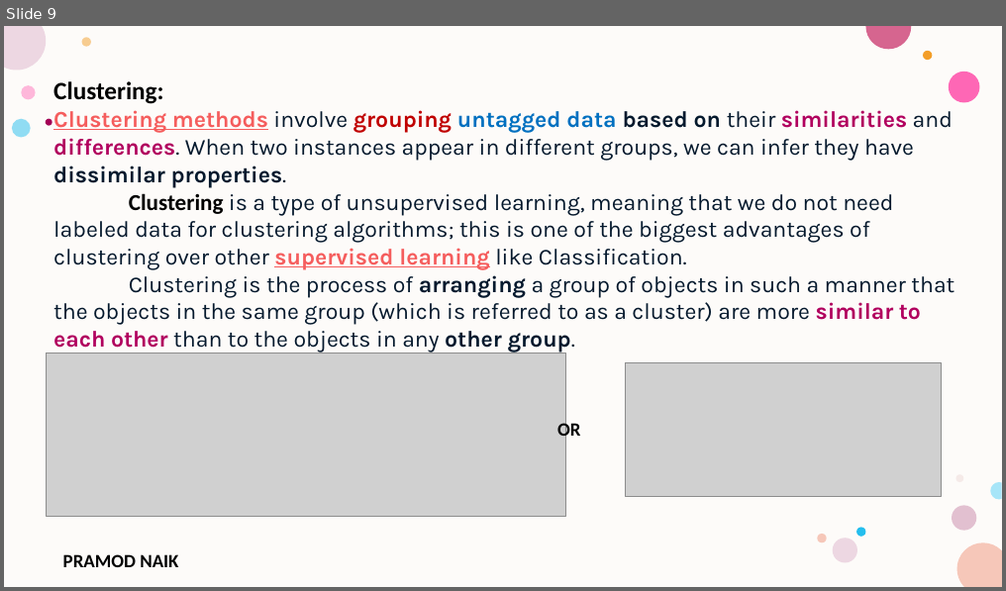
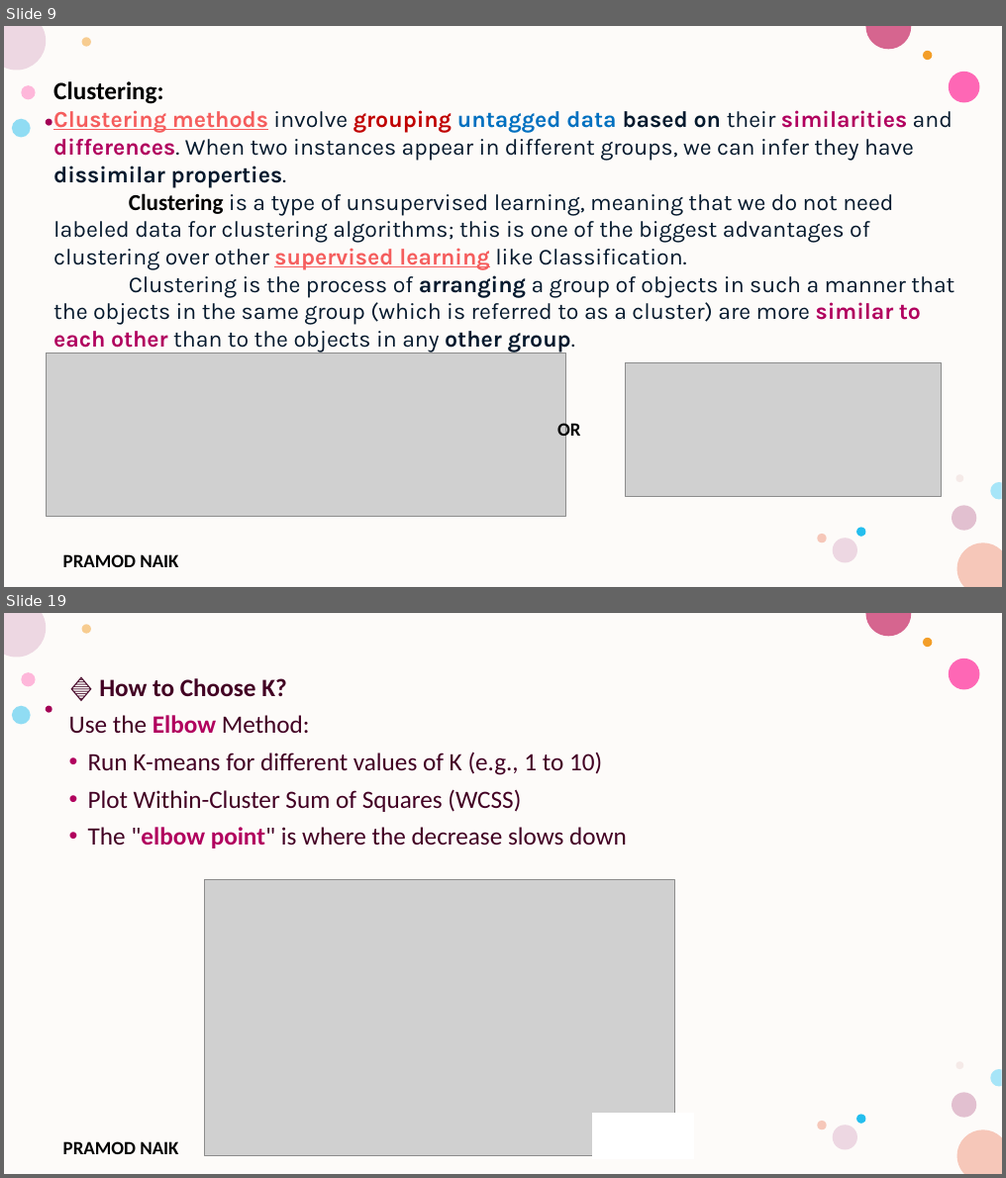
Before and after one commit to PRAMODNAIK-DEV/MCA-2nd-Sem-ML-Data-Analytics-Shridevi-College, a slide deck: Theory Class-Notes/Unit-3 Unsupervised Learning.pptx. Shown one above the other, each under a label of ours: slide 9 before the commit, slides 9 and 19 after it; the slides between them are not shown. The pictures are 1006x591 and 1006x1178 pixels, drawn with LibreOffice and Linux fonts; fonts in the diff are those of the drawing; grey boxes stand for pictures; background and template pictures are left out. Boxes give left, top, right and bottom in pixels: in the first picture for what was removed or moved away, otherwise in the second. Text is boxed around its words. In the diff, an @@ line names an element or a change of style, - is before the commit and + after.

Commit message:
Completed Hierarchical Clustering.

```diff
--- a/Theory Class-Notes/Unit-3 Unsupervised Learning.pptx
+++ b/Theory Class-Notes/Unit-3 Unsupervised Learning.pptx
@@ slide 19 added at bbox=[4, 613, 1002, 1174], background #FFFFFF; not listed: 17 template elements that a slide beside it also shows @@
@@ text added at bbox=[69, 678, 627, 849], 24 pt, text #420023 @@
+🔷 How to Choose K?
+Use the Elbow Method:
+• Run K-means for different values of K (e.g., 1 to 10)
+• Plot Within-Cluster Sum of Squares (WCSS)
+• The "elbow point" is where the decrease slows down
@@ picture added at bbox=[205, 879, 675, 1156] @@
@@ rectangle added at bbox=[592, 1114, 693, 1159], fill #FFFFFF, outline #FFFFFF 1 pt @@
```
Also in this commit, not shown: 1 slide changed, 20 other slides added, 2 slides removed, 1 other file.
